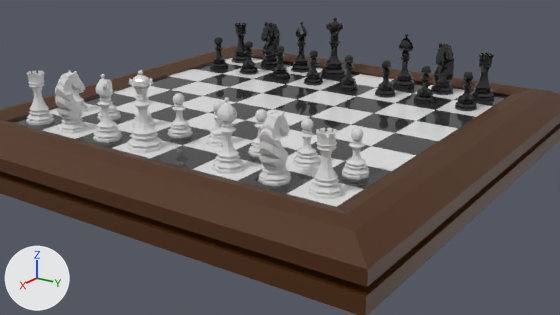
Renders of the Blender file Blends/Chess Set/Objects/chess_scene.blend from each side of a commit.
Before and after are seen from the file's camera 'Camera'. Lighting does not change. The marker at lower left points along +X, +Y and +Z.

Names of what the first picture shows: 'Bishop', 'Bishop.001', 'Bishop.002', 'Bishop.004', 'Board', 'Board_Frame', 'Knight', 'Knight.001', 'Knight.002', 'Knight.003', 'Pawn', 'Pawn.001', 'Pawn.003', 'Pawn.007', 'Pawn.009', 'Pawn.011', 'Pawn.012', 'Rook', 'Rook.001'.
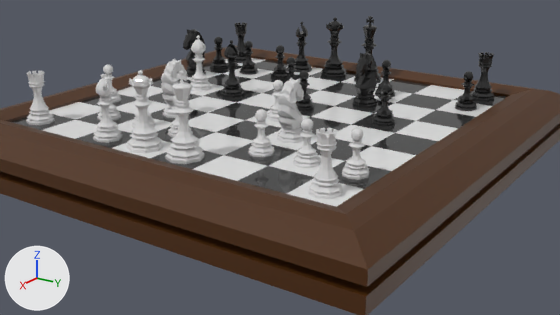
What differs and where, as boxes [x1, y1, x2, y2] in the pictures (560 x 315 px):
'Knight.001', deleted: before [258, 109, 291, 186]
'Bishop.001', moved: before [212, 97, 244, 174]; after [190, 36, 212, 91]
'King.004', added: after [165, 70, 205, 164]
'Knight', deleted: before [55, 70, 87, 134]
'Knight.008', added: after [277, 77, 304, 143]
'Bishop.002', moved: before [393, 34, 415, 89]; after [220, 40, 244, 98]
'Knight.011', added (black): after [353, 52, 377, 108]
'Pawn.009', moved: before [414, 65, 435, 104]; after [373, 83, 396, 126]
'Knight.002', deleted (black): before [431, 43, 454, 95]
'Pawn.011', moved: before [338, 55, 358, 91]; after [296, 71, 315, 111]
'Knight.009', added: after [161, 58, 187, 118]
'Pawn.003', moved: before [206, 101, 224, 147]; after [267, 80, 283, 122]
'Knight.003', deleted (black): before [261, 22, 280, 68]
'Pawn.012', moved: before [304, 50, 323, 86]; after [283, 57, 297, 85]
'Knight.010', added (black): after [183, 29, 206, 77]
'King.005', added (black): after [354, 16, 381, 83]
'Pawn.007', moved: before [72, 74, 89, 113]; after [99, 64, 121, 103]

Patch to the scene script:
```diff
--- a/Blends/Chess Set/Objects/chess_scene.blend.py
+++ b/Blends/Chess Set/Objects/chess_scene.blend.py
@@ ob_pawn_009 @@
 ob_pawn_009.matrix_parent_inverse = Matrix(((0.516, 0.0, 0.0, 0.0954), (0.0, 0.516, 0.0, 0.0), (0.0, 0.0, 0.516, 0.0357), (0.0, 0.0, 0.0, 1.0)))
-ob_pawn_009.location = (-0.15, 0.15, 0.0)
+ob_pawn_009.location = (-0.03, 0.15, 0.0)
@@ ob_pawn_011 @@
 ob_pawn_011.matrix_parent_inverse = Matrix(((0.516, 0.0, 0.0, 0.0954), (0.0, 0.516, 0.0, 0.0), (0.0, 0.0, 0.516, 0.0357), (0.0, 0.0, 0.0, 1.0)))
-ob_pawn_011.location = (-0.15, 0.03, 0.0)
+ob_pawn_011.location = (-0.03, 0.03, 0.0)
@@ ob_pawn_012 @@
 ob_pawn_012.matrix_parent_inverse = Matrix(((0.516, 0.0, 0.0, 0.0954), (0.0, 0.516, 0.0, 0.0), (0.0, 0.0, 0.516, 0.0357), (0.0, 0.0, 0.0, 1.0)))
-ob_pawn_012.location = (-0.15, -0.03, 0.0)
+ob_pawn_012.location = (-0.09, -0.03, 0.0)
@@ ob_bishop_001 @@
 ob_bishop_001 = bpy.data.objects.new('Bishop.001', me_cylinder_004)
-ob_bishop_001.location = (0.21, 0.09, 0.0)
+ob_bishop_001.location = (-0.03, -0.15, 0.0)
 ob_bishop_001.rotation_euler = (0.0, 0.0, 3.142)  # degrees (0, 0, 180)
@@ ob_bishop_002 @@
 ob_bishop_002 = bpy.data.objects.new('Bishop.002', me_cylinder_005)
-ob_bishop_002.location = (-0.21, 0.09, 0.0)
+ob_bishop_002.location = (-0.03, -0.09, 0.0)
 ob_bishop_002.scale = (1.0, 1.13, 1.0)
@@ ob_knight @@
-ob_knight = bpy.data.objects.new('Knight', me_cylinder_012)
@@ ob_knight_001 @@
-ob_knight_001 = bpy.data.objects.new('Knight.001', me_cylinder_012)
@@ ob_knight_002 @@
-ob_knight_002 = bpy.data.objects.new('Knight.002', me_cylinder_013)
@@ ob_knight_003 @@
-ob_knight_003 = bpy.data.objects.new('Knight.003', me_cylinder_013)
@@ ob_pawn_003 @@
 ob_pawn_003.matrix_parent_inverse = Matrix(((1.0, 0.0, 0.0, -0.188), (0.0, 1.0, 0.0, 0.0), (0.0, 0.0, 1.0, 0.0692), (0.0, 0.0, 0.0, 1.0)))
-ob_pawn_003.location = (0.15, 0.03, 0.0)
+ob_pawn_003.location = (0.03, 0.03, 0.0)
@@ ob_pawn_007 @@
 ob_pawn_007.matrix_parent_inverse = Matrix(((1.0, 0.0, 0.0, -0.188), (0.0, 1.0, 0.0, 0.0), (0.0, 0.0, 1.0, 0.0692), (0.0, 0.0, 0.0, 1.0)))
-ob_pawn_007.location = (0.15, -0.21, 0.0)
+ob_pawn_007.location = (0.09, -0.21, 0.0)
@@ ob_knight_011 @@
+ob_knight_011 = bpy.data.objects.new('Knight.011', me_cylinder_079)  # 390 vertices, 301 faces; spans x -0.0201..0.0167, y -0.015..0.015, z 0.0..0.0638; in mat_black (black #242424)
+ob_knight_011.location = (-0.09, 0.09, 0.0)
+ob_knight_011.rotation_euler = (0.0, 0.0, 3.142)  # degrees (0, 0, 180)
+ob_knight_011.scale = (1.13, 1.13, 1.13)
@@ ob_knight_010 @@
+ob_knight_010 = bpy.data.objects.new('Knight.010', me_cylinder_079)  # 390 vertices, 301 faces; spans x -0.0201..0.0167, y -0.015..0.015, z 0.0..0.0638; in mat_black (black #242424)
+ob_knight_010.location = (-0.09, -0.21, 0.0)
+ob_knight_010.rotation_euler = (0.0, 0.0, 3.142)  # degrees (0, 0, 180)
+ob_knight_010.scale = (1.13, 1.13, 1.13)
@@ ob_king_005 @@
+ob_king_005 = bpy.data.objects.new('King.005', me_cylinder_068)  # 392 vertices, 377 faces; spans x -0.0214..0.0214, y -0.0214..0.0214, z 0.0..0.0985; in mat_black_005 (black #242424)
+ob_king_005.location = (-0.21, 0.03, 0.0)
+ob_king_005.rotation_euler = (0.0, 0.0, 1.571)  # degrees (0, 0, 90)
@@ ob_knight_009 @@
+ob_knight_009 = bpy.data.objects.new('Knight.009', me_cylinder_078)  # 390 vertices, 301 faces; spans x -0.0201..0.0167, y -0.015..0.015, z 0.0..0.0638; in mat_white (light grey #dbdbdb)
+ob_knight_009.location = (0.09, -0.09, 0.0)
+ob_knight_009.scale = (1.13, 1.13, 1.13)
@@ ob_knight_008 @@
+ob_knight_008 = bpy.data.objects.new('Knight.008', me_cylinder_078)  # 390 vertices, 301 faces; spans x -0.0201..0.0167, y -0.015..0.015, z 0.0..0.0638; in mat_white (light grey #dbdbdb)
+ob_knight_008.location = (0.09, 0.09, 0.0)
+ob_knight_008.scale = (1.13, 1.13, 1.13)
@@ ob_king_004 @@
+ob_king_004 = bpy.data.objects.new('King.004', me_cylinder_052)  # 392 vertices, 377 faces; spans x -0.0214..0.0214, y -0.0214..0.0214, z 0.0..0.0985; in mat_white_005 (light grey #dbdbdb)
+ob_king_004.location = (0.21, 0.03, 0.0)
+ob_king_004.rotation_euler = (0.0, 0.0, 1.571)  # degrees (0, 0, 90)
```
